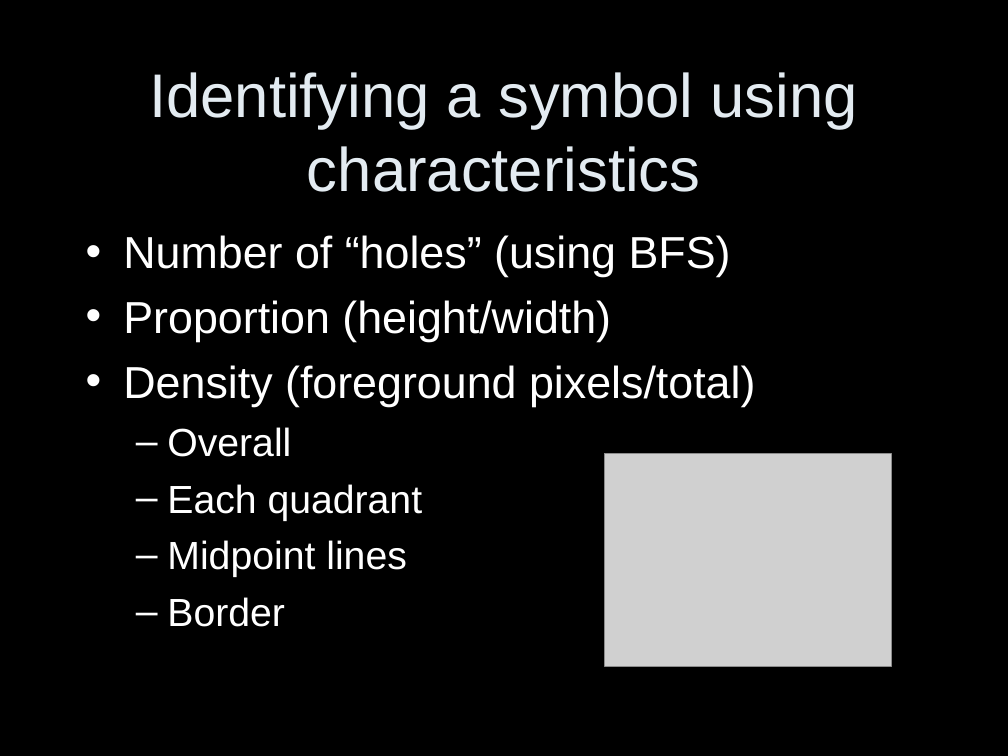
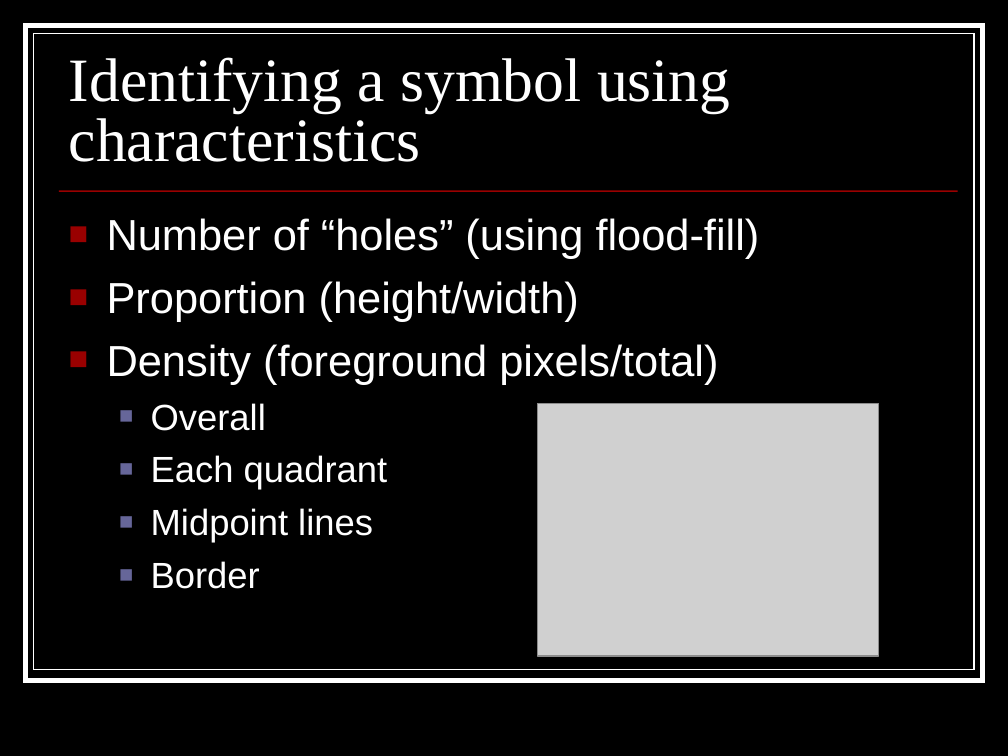
Before and after one commit to coyotebush/OCR, a slide deck: slide 5 of presentation/OCR.ppt. Drawn at 1008x756 pixels with LibreOffice and Linux fonts; fonts in the diff are those of the drawing; grey boxes stand for pictures. Boxes give left, top, right and bottom in pixels: in the first picture for what was removed or moved away, otherwise in the second. Text is boxed around its words. In the diff, an @@ line names an element or a change of style, - is before the commit and + after.

Commit message:
More presentation work

```diff
--- a/presentation/OCR.ppt
+++ b/presentation/OCR.ppt
@@ rectangle added at [25,25,983,680], fill #000000, outline #FFFFFF 3.49 pt @@
@@ rectangle added at [34,34,975,670], fill #000000, outline #FFFFFF 0.74 pt @@
@@ title "Identifying a symbol using characteristics": place and size @@
-title "Identifying a symbol using characteristics" at [149,72,857,192]
+title "Identifying a symbol using characteristics" at [69,57,730,162]
@@ title "Identifying a symbol using characteristics" at [69,57,730,162]: font Arial to Times New Roman, text colour #E3EBF1 to #FFFFFF; alignment centre to left; line spacing 1 to 0.8; vertical alignment middle to bottom @@
@@ text "Number of “holes” (using flood-fill)": place and size @@
-text "Number of “holes” (using flood-fill)" at [123,235,755,627]
+text "Number of “holes” (using flood-fill)" at [107,218,760,589]
@@ line added from (58, 192) to (958, 192), #990000 0.99 pt @@
@@ text at [107,218,760,258]: text changed; size 32 to 31 pt @@
-• Number of “holes” (using BFS)
+■ Number of “holes” (using flood-fill)
@@ text at [107,281,718,589]: size 32 to 31 pt in "Proportion (height/width)", "Density (foreground pixels/total)"; size 28 to 26 pt in "Overall", "Each quadrant", "Midpoint lines", "Border"; bullet • to ■; bullet colour #FFFFFF to #990000; bullet – to ■; bullet colour #FFFFFF to #666699 @@
@@ picture: place and size @@
-picture at [605,454,891,666]
+picture at [537,403,878,656]
```
Also in this commit, not shown: 6 other slides changed, 1 slide added, 1 slide removed.
